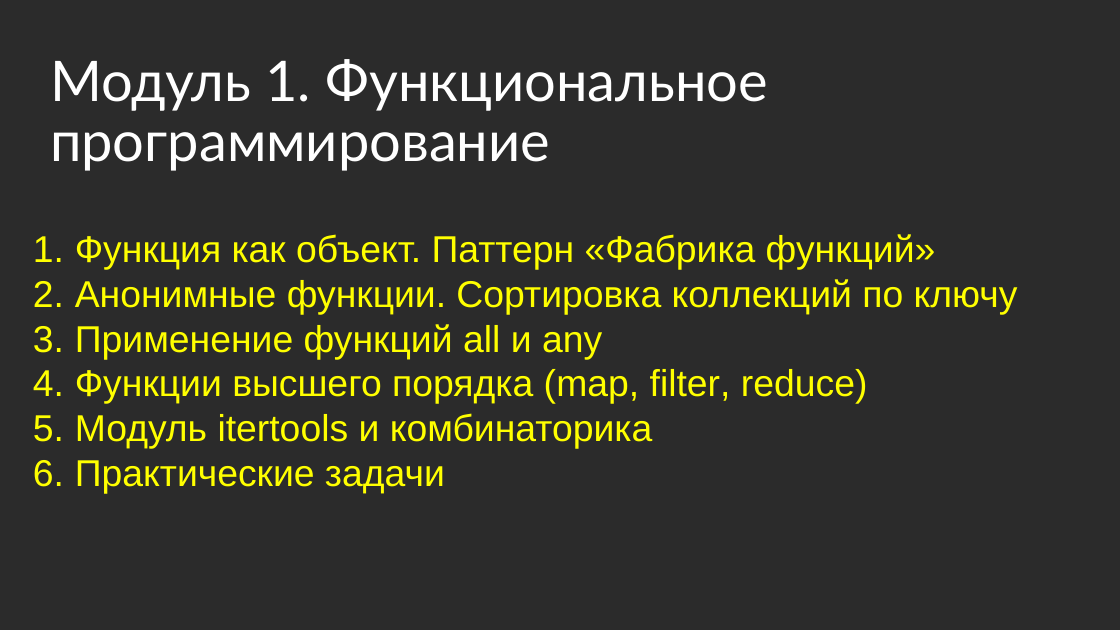
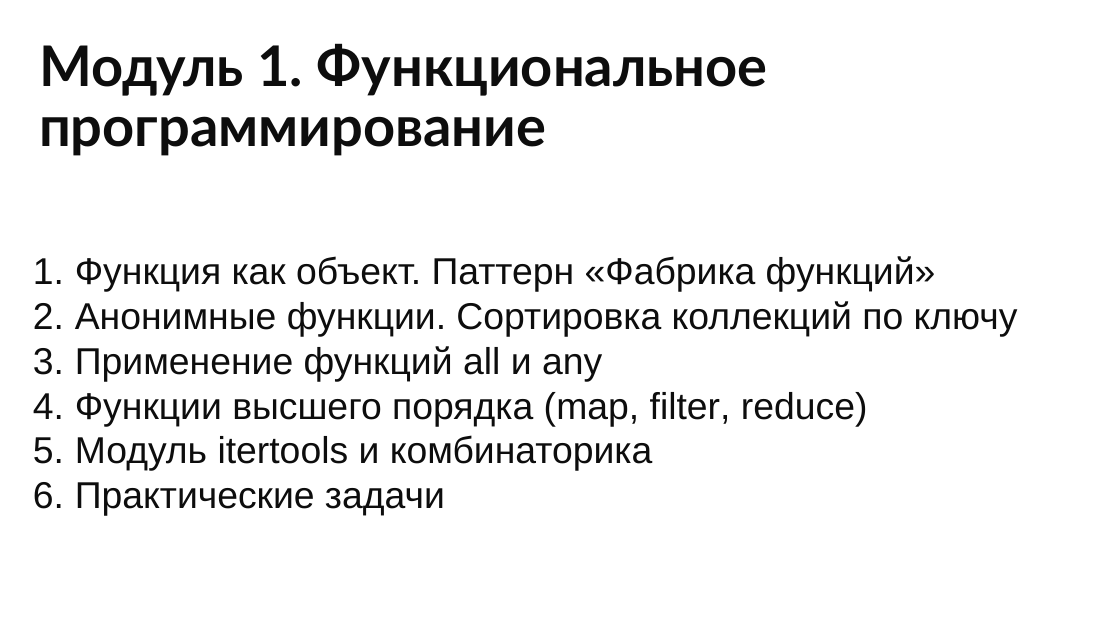
Before and after one commit to ookotukoo/pt-2.1-from-11.11, a slide deck: slide 10 of m1/ppt/1.pptx (slide 9 before the commit). Drawn at 1120x630 pixels with LibreOffice and Linux fonts; fonts in the diff are those of the drawing; background and template pictures are left out; a plain dark background stands for a picture behind light text. Boxes give left, top, right and bottom in pixels: in the first picture for what was removed or moved away, otherwise in the second. Text is boxed around its words. In the diff, an @@ line names an element or a change of style, - is before the commit and + after.

```diff
--- a/m1/ppt/1.pptx
+++ b/m1/ppt/1.pptx
@@ background picture (left out) to #FFFFFF @@
@@ text "Модуль 1. Функциональное программирование" moved from (x1=50, y1=59, x2=768, y2=171) to (x1=39, y1=43, x2=768, y2=156) @@
@@ text "Модуль 1. Функциональное программирование" at (x1=39, y1=43, x2=768, y2=156): text colour #FFFFFF to #0D0D0D, bold on @@
@@ text "Функция как объект. Паттерн «Фабрика ..." moved from (x1=75, y1=234, x2=1018, y2=494) to (x1=75, y1=256, x2=1018, y2=516) @@
@@ text "Функция как объект. Паттерн «Фабрика ..." at (x1=75, y1=256, x2=1018, y2=516): text colour #FFFF00 to #0D0D0D @@
```
Also in this commit, not shown: 2 other slides changed, 1 slide added, 1 slide removed, 7 other files.
